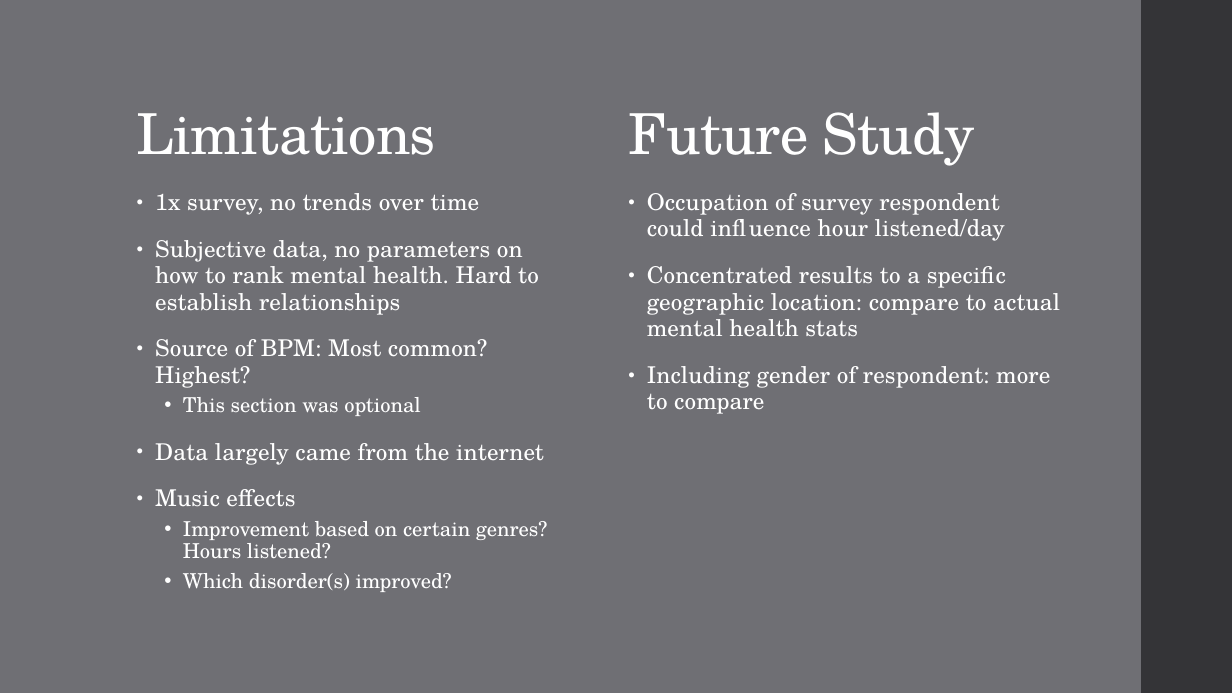
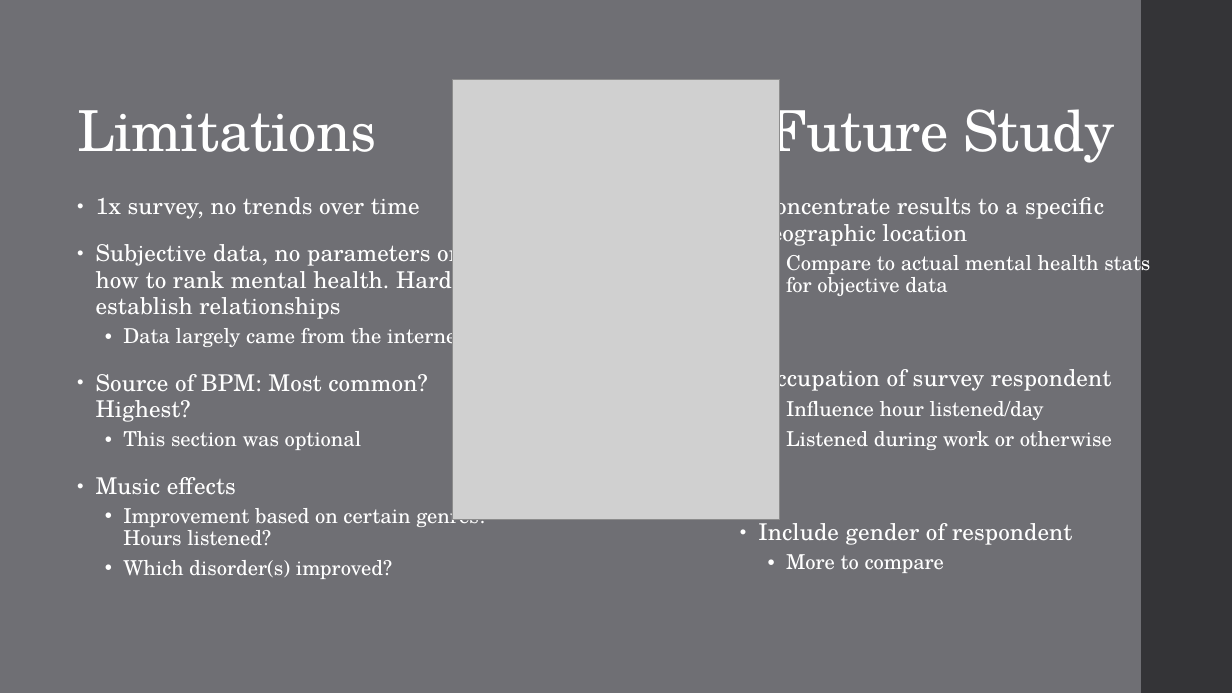
Before and after one commit to TheWizler/project1_group_10, a slide deck: slide 12 of Sarah's_work/Project 1 Presentation.pptx (slide 10 before the commit). Drawn at 1232x693 pixels with LibreOffice and Linux fonts; fonts in the diff are those of the drawing; grey boxes stand for pictures. Boxes give left, top, right and bottom in pixels: in the first picture for what was removed or moved away, otherwise in the second. Text is boxed around its words. In the diff, an @@ line names an element or a change of style, - is before the commit and + after.

Commit message:
ppt updates

```diff
--- a/Sarah's_work/Project 1 Presentation.pptx
+++ b/Sarah's_work/Project 1 Presentation.pptx
@@ title "Limitations Future Study" rewrapped from (137, 112, 975, 166) to (77, 95, 1115, 168) @@
@@ picture added at (453, 79, 780, 519) @@
@@ text "1x survey, no trends over ...": place and size @@
-text "1x survey, no trends over ..." at (155, 193, 548, 592)
+text "1x survey, no trends over ..." at (96, 197, 488, 579)
@@ text at (758, 192, 1150, 573): text changed; size 18 to 16 pt @@
-• Occupation of survey respondent could influence hour listened/day
-• Concentrated results to a specific geographic location: compare to actual mental health stats
-• Including gender of respondent: more to compare
+• Concentrate results to a specific geographic location
+  • Compare to actual mental health stats for objective data
+• Occupation of survey respondent
+  • Influence hour listened/day
+  • Listened during work or otherwise
+• Include gender of respondent
+  • More to compare
@@ text at (123, 324, 464, 350): paragraph added @@
+  • Data largely came from the internet
@@ text at (155, 443, 544, 465): paragraph removed @@
-• Data largely came from the internet
```
Also in this commit, not shown: 5 other slides changed, 3 slides added, 1 slide removed, 24 other files.
